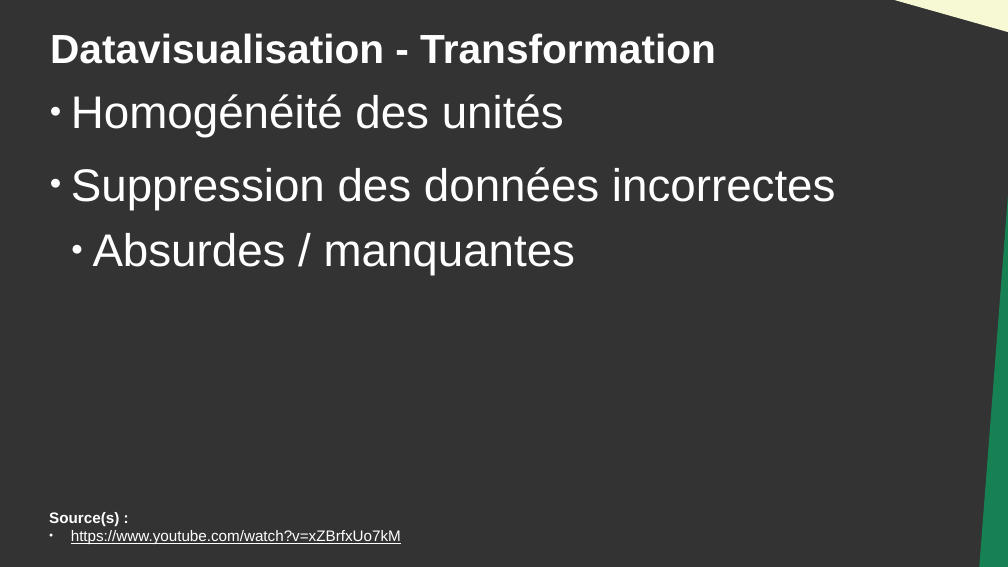
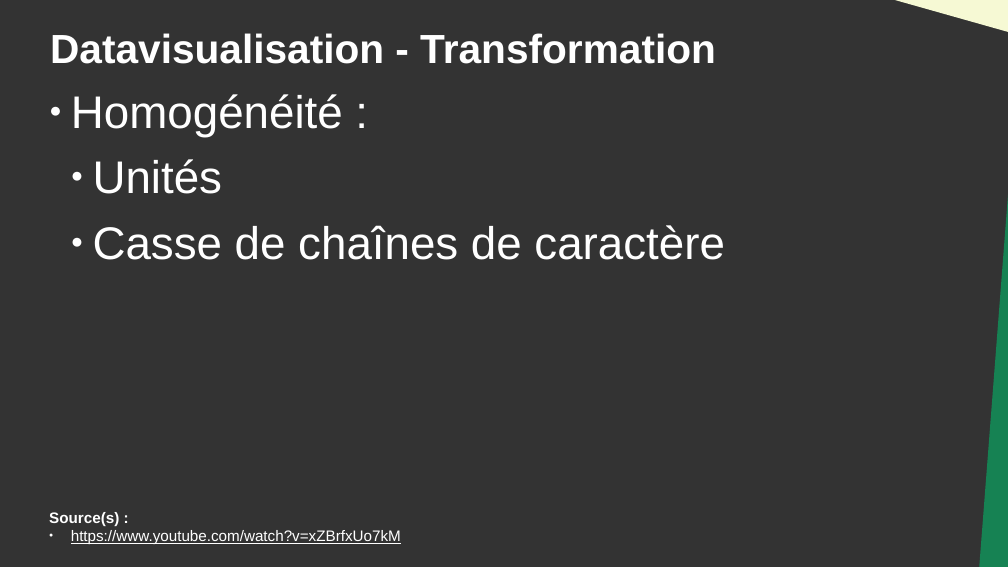
Before and after one commit to DanYellow/cours, a slide deck: slide 33 of data-journalisme-s4/travaux-pratiques/numero-4/presentation.odp. Drawn at 1008x567 pixels with LibreOffice and Linux fonts; fonts in the diff are those of the drawing. Boxes give left, top, right and bottom in pixels: in the first picture for what was removed or moved away, otherwise in the second. Text is boxed around its words. In the diff, an @@ line names an element or a change of style, - is before the commit and + after.

```diff
--- a/data-journalisme-s4/travaux-pratiques/numero-4/presentation.odp
+++ b/data-journalisme-s4/travaux-pratiques/numero-4/presentation.odp
@@ text at [71,94,725,260]: text changed @@
-● Homogénéité des unités
-● Suppression des données incorrectes
-  ● Absurdes / manquantes
+● Homogénéité :
+  ● Unités
+  ● Casse de chaînes de caractère
```
Also in this commit, not shown: 4 other slides changed, 22 other files.
